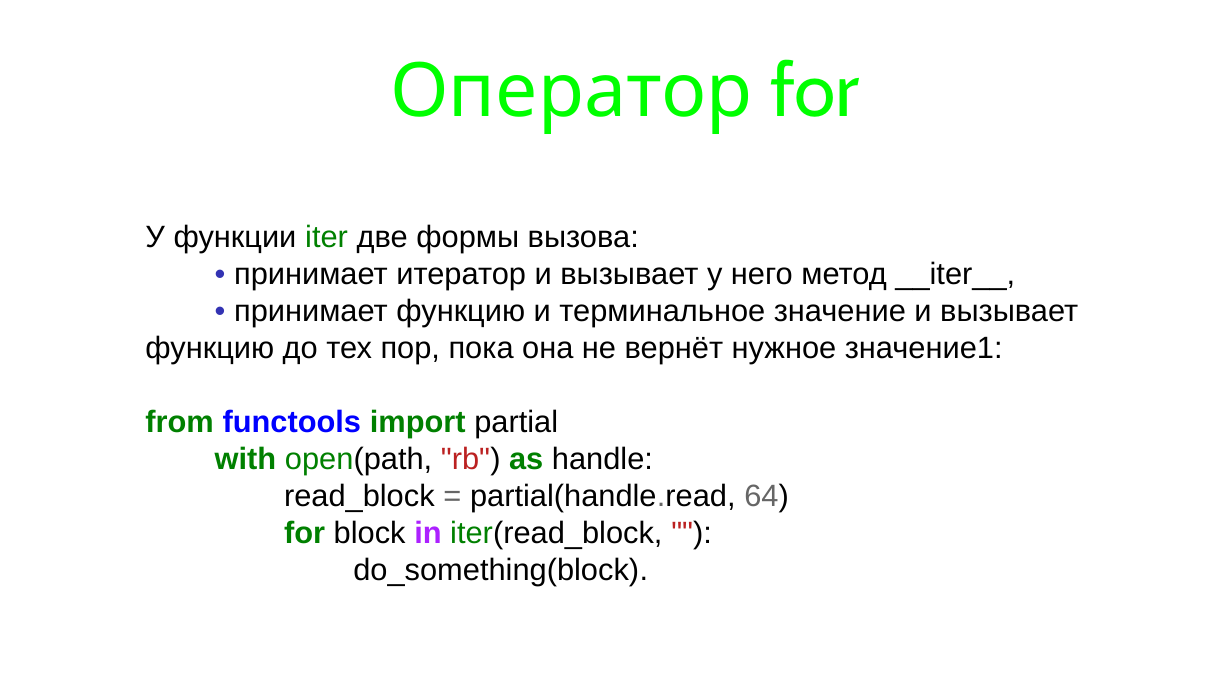
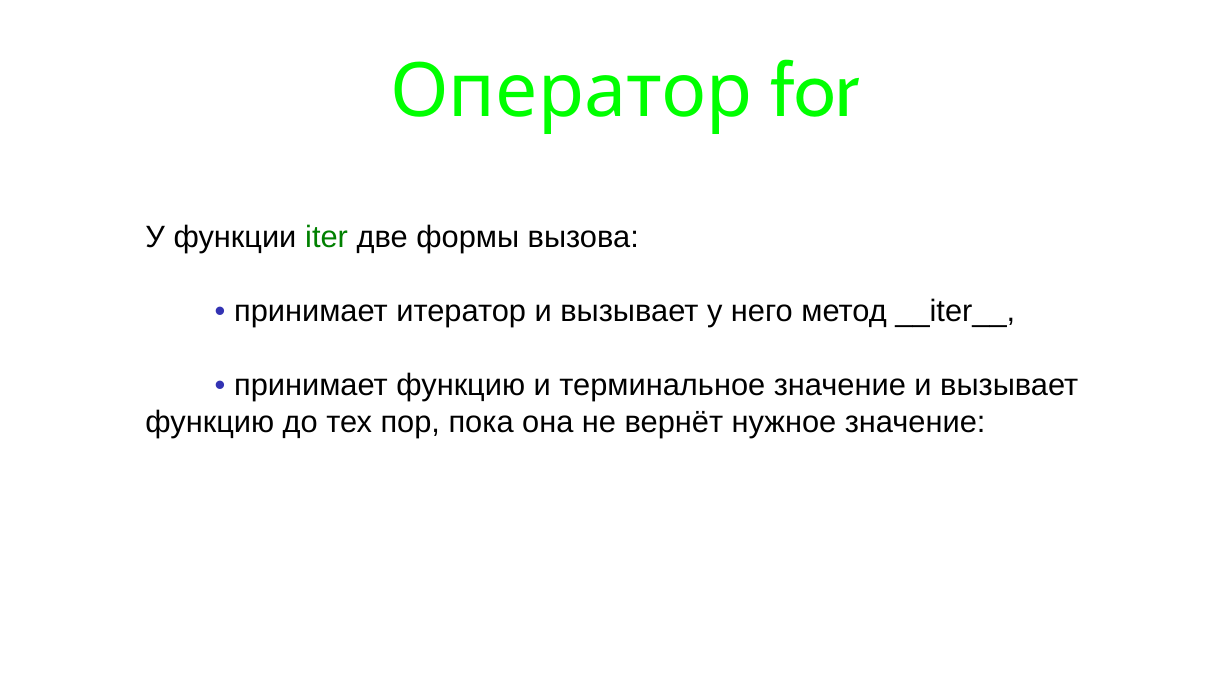
Before and after one commit to maxchv/LearnPython, a slide deck: slide 11 of week09/iteratorsgenerators.pptx (slide 7 before the commit). Drawn at 1232x693 pixels with LibreOffice and Linux fonts; fonts in the diff are those of the drawing. Boxes give left, top, right and bottom in pixels: in the first picture for what was removed or moved away, otherwise in the second. Text is boxed around its words. In the diff, an @@ line names an element or a change of style, - is before the commit and + after.

```diff
--- a/week09/iteratorsgenerators.pptx
+++ b/week09/iteratorsgenerators.pptx
@@ text at bbox=[145, 372, 1078, 438]: text changed @@
-• принимает функцию и терминальное значение и вызывает функцию до тех пор, пока она не вернёт нужное значение1:
-from functools import partial
-  with open(path, "rb") as handle:
-  read_block = partial(handle.read, 64)
-  for block in iter(read_block, ""):
-  do_something(block).
+• принимает функцию и терминальное значение и вызывает функцию до тех пор, пока она не вернёт нужное значение:
```
Also in this commit, not shown: 4 other slides changed, 6 other files.
